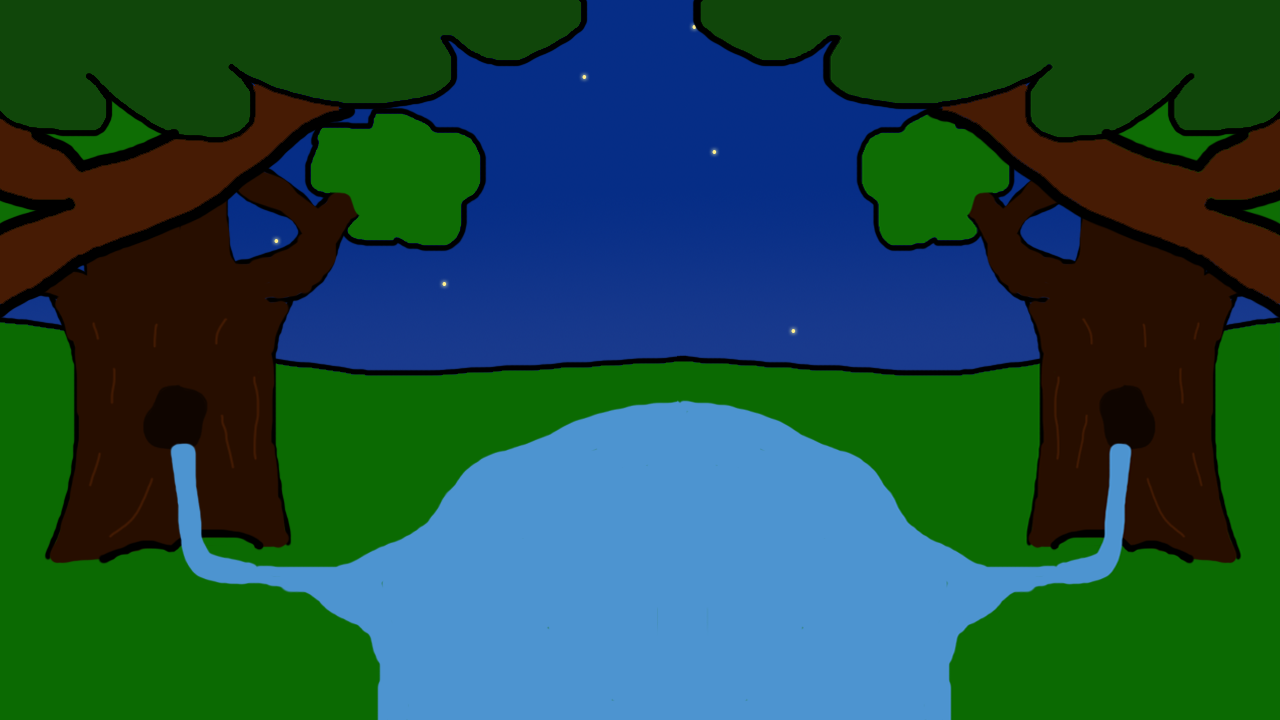
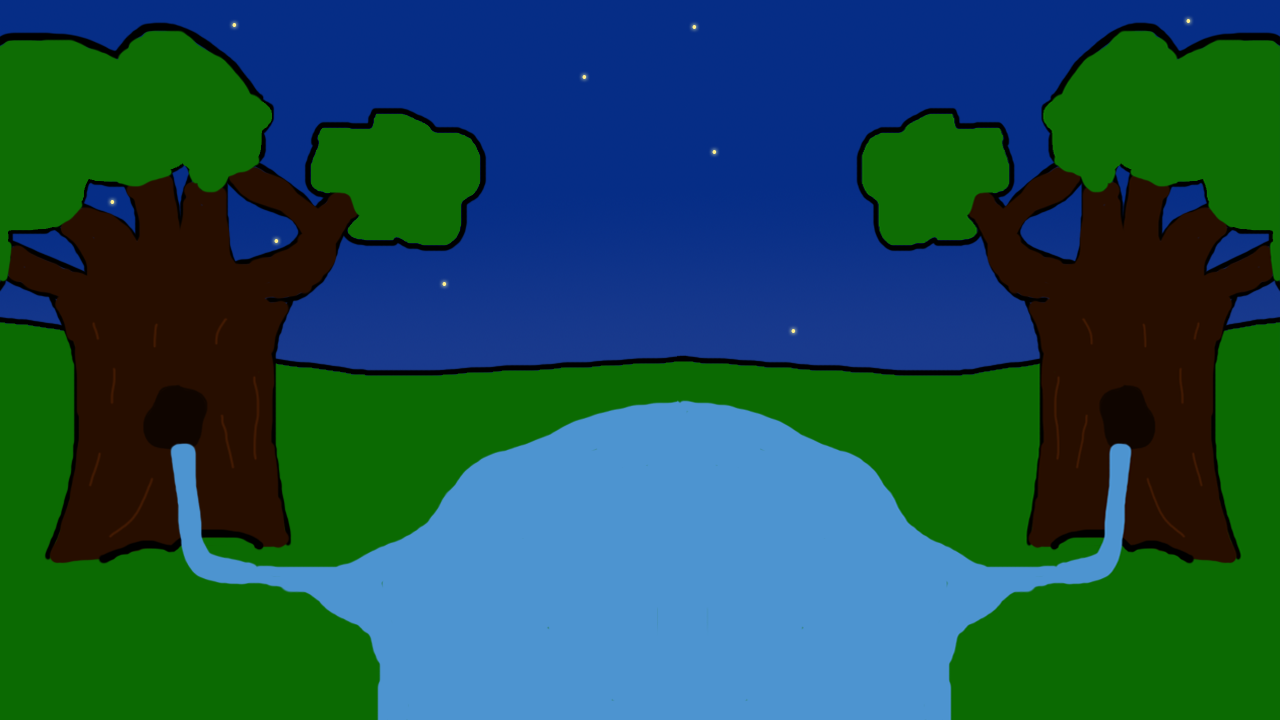
Layers edited between the first and the second 1280×720 image:
hid "FG", painted on it over [0, 0, 1280, 318]
